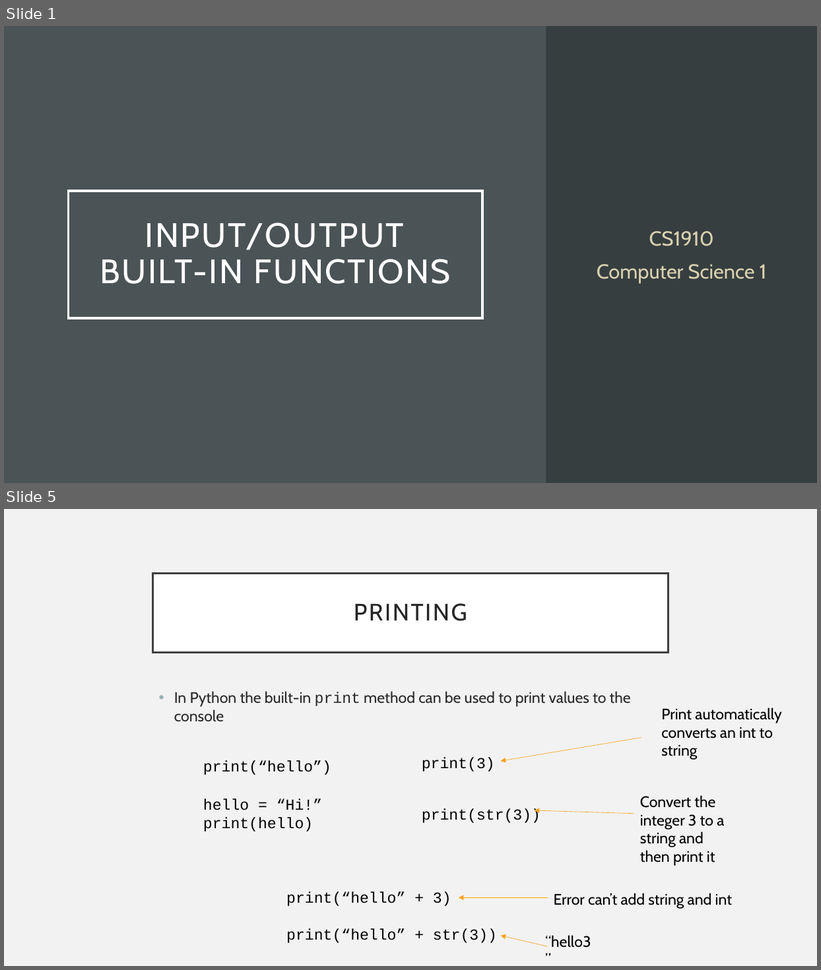
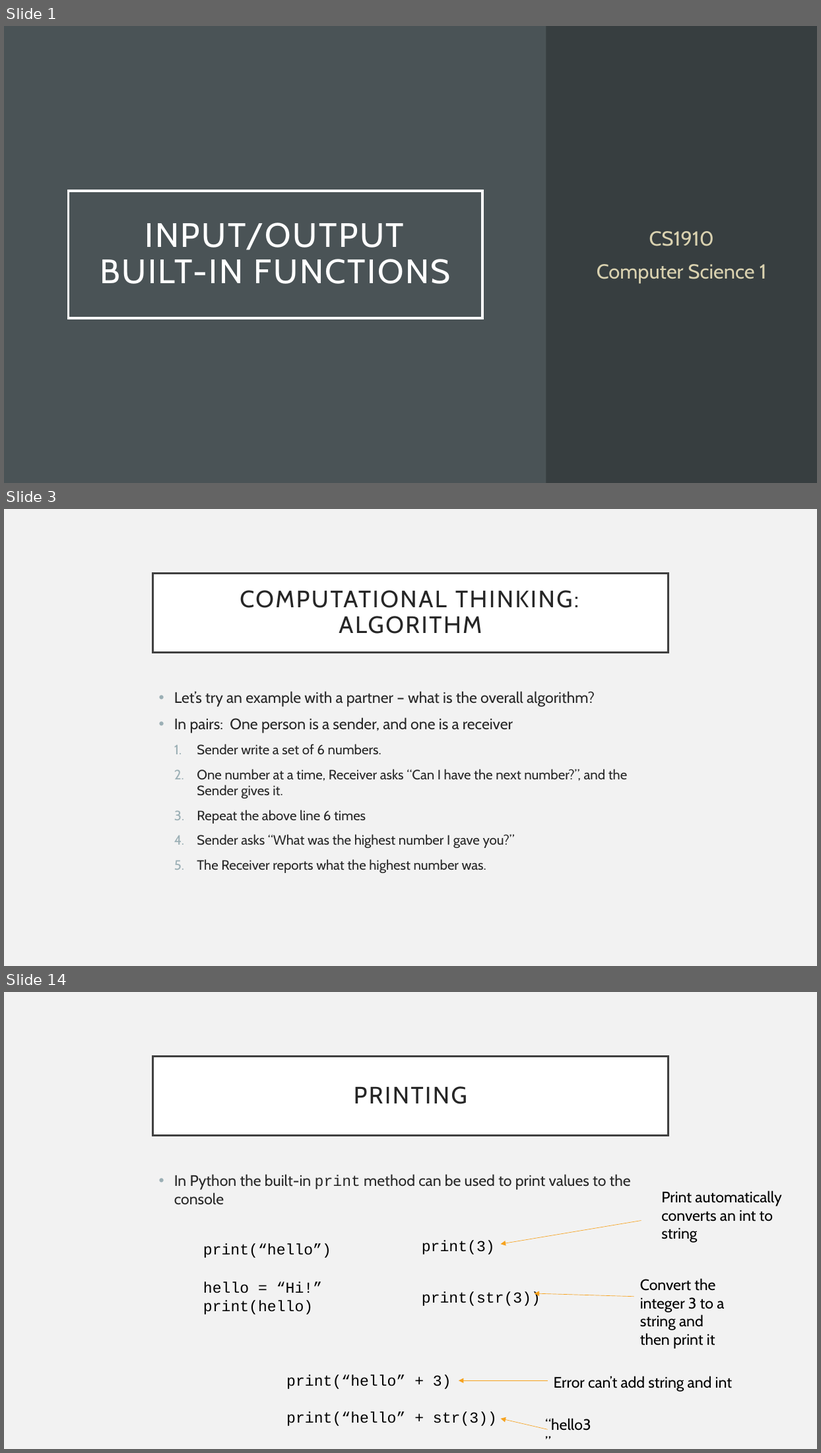
Before and after one commit to UPEI-CS/CS1910-Students, a slide deck: lectures/05-Input-Output/CS1910_Input-Output_Lecture.pptx. Shown one above the other, each under a label of ours: slides 1 and 5 before the commit, slides 1, 3 and 14 after it; the slides between them are not shown. The pictures are 821x970 and 821x1453 pixels, drawn with LibreOffice and Linux fonts; fonts in the diff are those of the drawing. Boxes give left, top, right and bottom in pixels: in the first picture for what was removed or moved away, otherwise in the second. Text is boxed around its words. In the diff, an @@ line names an element or a change of style, - is before the commit and + after.

```diff
--- a/lectures/05-Input-Output/CS1910_Input-Output_Lecture.pptx
+++ b/lectures/05-Input-Output/CS1910_Input-Output_Lecture.pptx
@@ slide 3 added at (x1=4, y1=509, x2=817, y2=966), background #F2F2F2 @@
@@ title added at (x1=153, y1=573, x2=668, y2=652), fill #FFFFFF, outline #404040 2.5 pt, 28 pt, text #262626 @@
+COMPUTATIONAL THINKING: ALGORITHM
@@ text added at (x1=174, y1=691, x2=627, y2=873), 16 pt, text #262626 @@
+• Let’s try an example with a partner – what is the overall algorithm?
+• In pairs: One person is a sender, and one is a receiver
+  1. Sender write a set of 6 numbers.
+  2. One number at a time, Receiver asks “Can I have the next number?”, and the Sender gives it.
+  3. Repeat the above line 6 times
+  4. Sender asks “What was the highest number I gave you?”
+  5. The Receiver reports what the highest number was.
@@ what was slide 5 is now slide 14 @@
```
Also in this commit, not shown: 5 slides changed, 8 other slides added, 4 slides removed, 1 other file.
